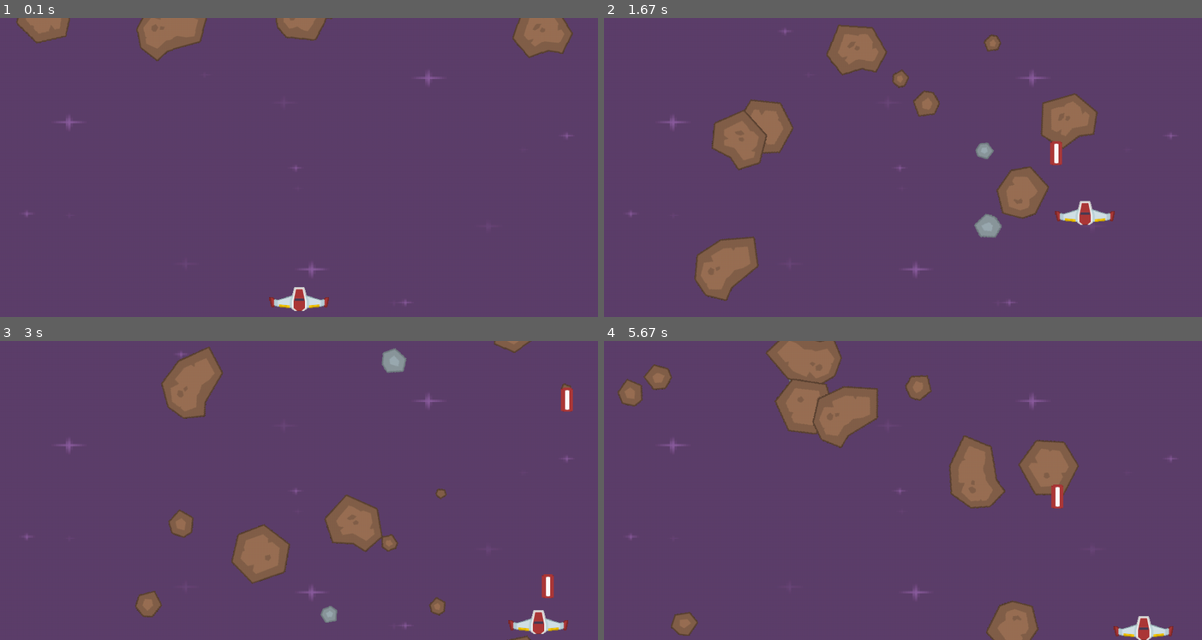
Above: before the commit, frames 1-4 (two rows, left to right).
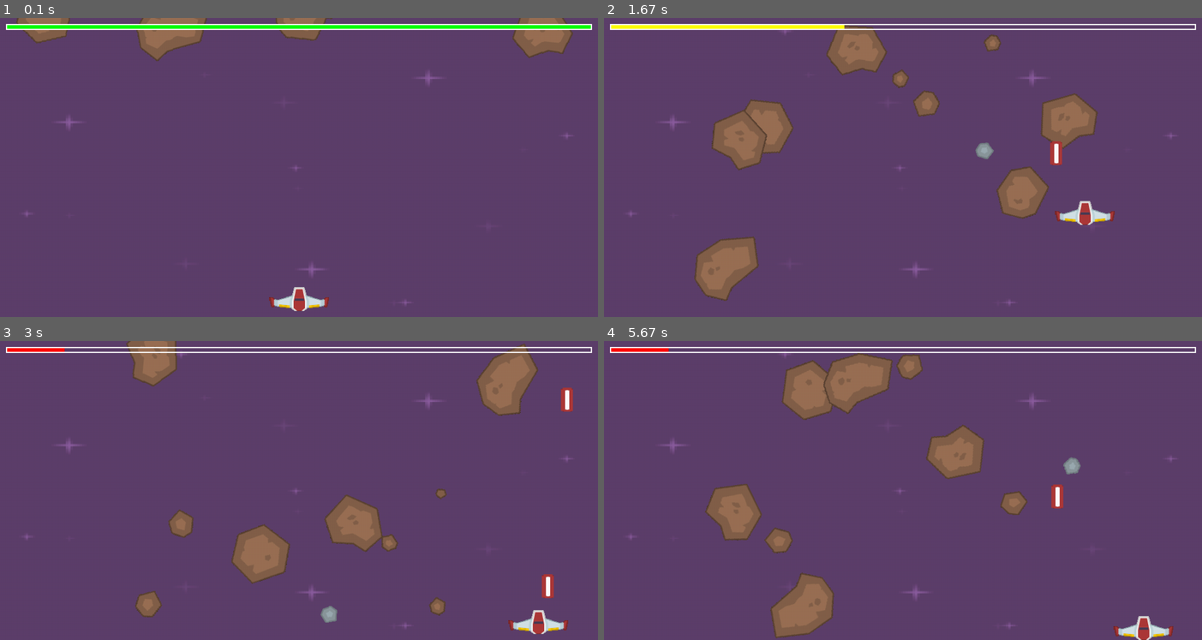
Above: after the commit, the same moments.

Repository: WarwickBoy/py.game
Game: pygame game, started from main.py
Two runs of this game, one before a commit and one after it. Both use one fixed random seed, a clock stepped at 60 frames per second and the inputs below.
Inputs:
- Up to frame 1 (0.1 s): no input
- Up to frame 2 (1.67 s): tap Space at 0.33, 0.73, 1.03, 1.23, 1.57 s; hold Right 0.67-1.13 s; hold Up 1.17-1.47 s; hold Right from 1.5 s (still down)
- Up to frame 3 (3 s): tap Space at 1.87, 2.63, 2.97 s; release Right at 1.97 s; hold Down 2.57-2.87 s; hold Left from 2.9 s (still down)
- Up to frame 4 (5.67 s): tap Space at 3.27, 3.4, 3.8, 4.1, 4.47, 4.87, 5.17, 5.37 s; release Left at 3.3 s; hold Right 3.33-3.7 s; hold Right 3.73-4.37 s; hold Down 4.4-4.77 s; hold Left 4.8-5.27 s; hold Right from 5.3 s (still down)

The runs differ from the first frame. In frame 1, 2.0% of the frame differs, in the area x 1-99%, y 2-4%; in frame 2, 1.6%; in frame 3, 5.4%; in frame 4, 13%, in the area x 1-99%, y 0-100%.

Commit message:
added health and health bar

Diff:
--- a/main.py
+++ b/main.py
@@ -48,6 +48,7 @@
         self.rect.centerx = WIDTH / 2
         self.rect.bottom = HEIGHT - 10
         self.speedx = 1
+        self.shield = 100
         self.speedy = 0
     def update(self):
         self.speedx = 0
@@ -132,6 +133,22 @@
     m = Mob()
     all_sprites.add(m)
     mobs.add(m)
+def draw_shield_bar(surf, x, y, pct):
+    if pct < 0:
+        pct = 0
+    BAR_LENGTH = WIDTH -20
+    if pct >= 75:
+        color = GREEN
+    if 25 < pct < 75:
+        color = YELLOW
+    if 0 <= pct <= 25:
+        color = RED
+    BAR_HEIGHT = 10
+    fill = (pct / 100) * BAR_LENGTH
+    outline_rect = pygame.Rect(x, y, BAR_LENGTH, BAR_HEIGHT)
+    fill_rect = pygame.Rect(x, y, fill, BAR_HEIGHT)
+    pygame.draw.rect(surf, color, fill_rect)
+    pygame.draw.rect(surf, WHITE, outline_rect, 2)
 pygame.mixer.music.play(loops=-1)
 running = True
 while running:
@@ -145,9 +162,11 @@
             if event.key == pygame.K_SPACE:
                 player.shoot()
     # Обновление
-    hits = pygame.sprite.spritecollide(player, mobs, False)
-    #if hits:
-       # running = False
+    hits = pygame.sprite.spritecollide(player, mobs, True)
+    if hits:
+        player.shield -= 30
+    if player.shield <= 0:
+        running = False
     hits = pygame.sprite.groupcollide(mobs, bullets, True, True)
     for hit in hits:
         m = Mob()
@@ -159,5 +178,6 @@
     screen.fill(BLACK)
     screen.blit(background, background_rect)
     all_sprites.draw(screen)
+    draw_shield_bar(screen,10,10,player.shield)
     pygame.display.flip()
 pygame.quit()
